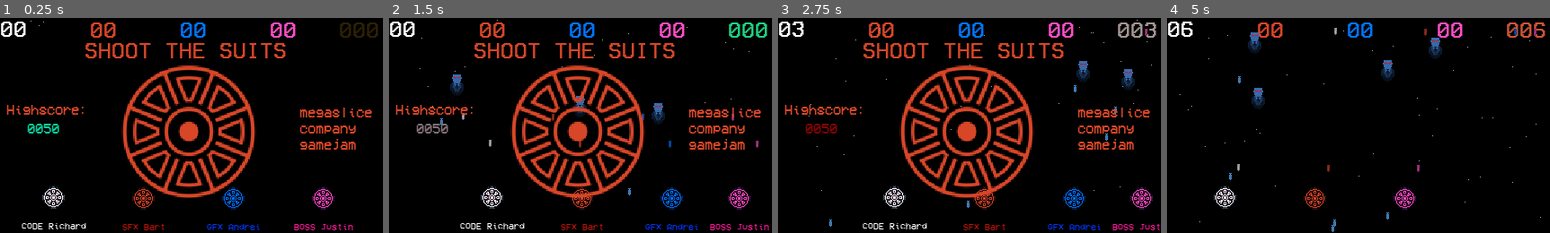
Above: before the commit, frames 1-4 (left to right).
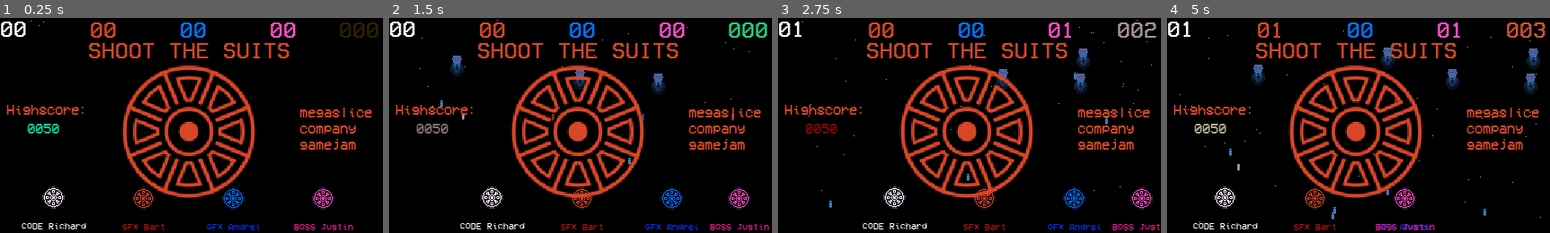
Above: after the commit, the same moments.

Repository: megaslice/ShootTheSuits
Game: Godot game, scene res://Main.tscn
The game is run twice, just before and just after one commit, with the same random seed, the same clock (stepped at 60 frames per second) and the same inputs.
Inputs:
- Up to frame 1 (0.25 s): no input
- Up to frame 2 (1.5 s): hold Right 0.53-1.28 s; tap 1 (p1, bound only after the commit) at 0.6 s; tap Space at 0.77, 1.07 s; tap 2 (p2, bound only after the commit) at 0.8, 1.35 s; hold Left from 1.28 s (still down)
- Up to frame 3 (2.75 s): tap Space at 1.52, 1.82 s; tap 3 (p3, bound only after the commit) at 1.55, 2.1 s; release Left at 2.03 s; hold Right from 2.03 s (still down); tap 4 (p4, bound only after the commit) at 2.3 s
- Up to frame 4 (5 s): tap 4 (p4, bound only after the commit) at 2.85 s; tap Space at 3.02, 3.05, 3.32, 4.52, 4.82 s; release Right at 3.53 s; hold Space 3.53-4.28 s; hold Left from 3.53 s (still down); tap 1 (p1, bound only after the commit) at 3.8, 4.35 s; tap 2 (p2, bound only after the commit) at 4.55 s

The runs differ from the first frame. In frame 1, 2.0% of the frame differs, in the area x 22-76%, y 11-19%; in frame 2, 3.3%; in frame 3, 3.5%; in frame 4, 15%, in the area x 1-99%, y 1-100%.

Commit message:
last minute fixes for show

Diff:
--- a/Alien.gd
+++ b/Alien.gd
@@ -15,11 +15,11 @@
 	if position.x > 410:
 		speed = -speed
 		position.x = 410
-		position.y += 5
+		position.y += 7
 	if position.x < 0:
 		speed = -speed
 		position.x = 0
-		position.y -= 5
+		position.y += 7
 	if shoot_timeout <= 0 and visible == true:
 		var bomb = Bomb.instance()
 		bomb.position = position
--- a/Bullet.gd
+++ b/Bullet.gd
@@ -6,3 +6,7 @@
 	position.y -= delta * (80 + Globals.get_level()*20)
 	if position.y < 0:
 		queue_free()
+
+
+func _on_Bullet_area_entered(area):
+	queue_free()
--- a/Bullet.tscn
+++ b/Bullet.tscn
@@ -11,3 +11,5 @@
 
 [node name="CollisionPolygon2D" type="CollisionPolygon2D" parent="."]
 polygon = PoolVector2Array( 1.5, 4, -1.5, 4, -1.5, -4, 1.5, -4 )
+
+[connection signal="area_entered" from="." to="." method="_on_Bullet_area_entered"]
--- a/Main.gd
+++ b/Main.gd
@@ -35,7 +35,13 @@
 
 	get_node("/root/Main/Title").visible = Globals.show_title
 
-
-func _input(event):
 	if Input.is_action_pressed("ui_cancel"):
 		get_tree().quit()
+	if Input.is_action_just_pressed("p1"):
+		$Player0.CONTROLLER = ($Player0.CONTROLLER + 1) % 4
+	if Input.is_action_just_pressed("p2"):
+		$Player1.CONTROLLER = ($Player1.CONTROLLER + 1) % 4
+	if Input.is_action_just_pressed("p3"):
+		$Player2.CONTROLLER = ($Player2.CONTROLLER + 1) % 4
+	if Input.is_action_just_pressed("p4"):
+		$Player3.CONTROLLER = ($Player3.CONTROLLER + 1) % 4
--- a/Main.tscn
+++ b/Main.tscn
@@ -103,9 +103,9 @@
 
 [node name="title" type="Label" parent="Title"]
 modulate = Color( 0.85098, 0.278431, 0.160784, 1 )
-margin_left = 94.0
+margin_left = 98.0
 margin_top = 24.0
-margin_right = 334.0
+margin_right = 338.0
 margin_bottom = 71.0
 theme = ExtResource( 5 )
 text = "SHOOT THE SUITS
--- a/Player.gd
+++ b/Player.gd
@@ -3,6 +3,7 @@
 var Bullet = preload("res://Bullet.tscn")
 
 export var PLAYER = 0
+var CONTROLLER = 0
 export (String, MULTILINE) var TEXT = ""
 export (Color) var COLOR
 
@@ -22,32 +23,33 @@
 	$score.modulate = COLOR
 
 func _process(delta):
-
-	shoot_timer += delta
+	if not (Input.is_joy_button_pressed(CONTROLLER, 0) or Input.is_key_pressed(KEY_SPACE)):
+		shoot_timer += delta
 	var s = "%02d" % score
 	$score.text = s
 	$sprite/title.visible = Globals.show_title
 	if alive:
 		visible = true
-		if Input.get_joy_axis(PLAYER,0) < -0.1:
-			$sprite.position.x += delta * 100 * Input.get_joy_axis(PLAYER,0)
-		if Input.get_joy_axis(PLAYER,0) > 0.1:
-			$sprite.position.x += delta * 100 * Input.get_joy_axis(PLAYER,0)
-		if (Input.is_joy_button_pressed(PLAYER, 0) or Input.is_key_pressed(KEY_SPACE)) and shoot_timer>0.1  and $bullets.get_child_count()< (Globals.get_level()/4 + 2):
+		if Input.get_joy_axis(CONTROLLER,0) < -0.1:
+			$sprite.position.x += delta * 100 * Input.get_joy_axis(CONTROLLER,0)
+		if Input.get_joy_axis(CONTROLLER,0) > 0.1:
+			$sprite.position.x += delta * 100 * Input.get_joy_axis(CONTROLLER,0)
+		if (Input.is_joy_button_pressed(CONTROLLER, 0) or Input.is_key_pressed(KEY_SPACE)) and shoot_timer>0.01  and $bullets.get_child_count()< min(4,(Globals.get_level()/4 + 1)):
 			$fire.play()
 			var bullet = Bullet.instance()
 			bullet.position = $sprite.position
 			bullet.position.y -= 20
 			bullet.modulate = COLOR
+			bullet.player = PLAYER
 			$bullets.add_child(bullet)
 			shoot_timer=0
-		if Input.is_key_pressed(KEY_LEFT) or Input.is_joy_button_pressed(PLAYER, JOY_DPAD_LEFT):
+		if Input.is_key_pressed(KEY_LEFT) or Input.is_joy_button_pressed(CONTROLLER, JOY_DPAD_LEFT):
 			$sprite.position.x -= delta * 100
-		elif Input.is_key_pressed(KEY_RIGHT) or Input.is_joy_button_pressed(PLAYER, JOY_DPAD_RIGHT):
+		elif Input.is_key_pressed(KEY_RIGHT) or Input.is_joy_button_pressed(CONTROLLER, JOY_DPAD_RIGHT):
 			$sprite.position.x += delta * 100
 	else:
 		visible = false
-		if (Input.is_joy_button_pressed(PLAYER, 0) or Input.is_key_pressed(KEY_SPACE)): # and shoot_timer>1 and $bullets.get_child_count()<3:
+		if (Input.is_joy_button_pressed(CONTROLLER, 0) or Input.is_key_pressed(KEY_SPACE)): # and shoot_timer>1 and $bullets.get_child_count()<3:
 			$spawn.play()
 			alive = true
 			score = 0
--- a/Timer.gd
+++ b/Timer.gd
@@ -6,5 +6,5 @@
 	if get_node("/root/Main/aliens").get_child_count()<(5 + 1 * Globals.get_level()):
 		var alien = Alien.instance()
 		alien.position.x = rand_range(0, 410)
-		alien.position.y = rand_range(20, 120)
+		alien.position.y = rand_range(20, 80)
 		get_node("/root/Main/aliens").add_child(alien)
--- a/project.godot
+++ b/project.godot
@@ -26,6 +26,29 @@
 window/stretch/mode="2d"
 window/stretch/aspect="keep"
 
+[input]
+
+p1={
+"deadzone": 0.5,
+"events": [ Object(InputEventKey,"resource_local_to_scene":false,"resource_name":"","device":0,"alt":false,"shift":false,"control":false,"meta":false,"command":false,"pressed":false,"scancode":49,"physical_scancode":0,"unicode":0,"echo":false,"script":null)
+ ]
+}
+p2={
+"deadzone": 0.5,
+"events": [ Object(InputEventKey,"resource_local_to_scene":false,"resource_name":"","device":0,"alt":false,"shift":false,"control":false,"meta":false,"command":false,"pressed":false,"scancode":50,"physical_scancode":0,"unicode":0,"echo":false,"script":null)
+ ]
+}
+p3={
+"deadzone": 0.5,
+"events": [ Object(InputEventKey,"resource_local_to_scene":false,"resource_name":"","device":0,"alt":false,"shift":false,"control":false,"meta":false,"command":false,"pressed":false,"scancode":51,"physical_scancode":0,"unicode":0,"echo":false,"script":null)
+ ]
+}
+p4={
+"deadzone": 0.5,
+"events": [ Object(InputEventKey,"resource_local_to_scene":false,"resource_name":"","device":0,"alt":false,"shift":false,"control":false,"meta":false,"command":false,"pressed":false,"scancode":52,"physical_scancode":0,"unicode":0,"echo":false,"script":null)
+ ]
+}
+
 [physics]
 
 common/enable_pause_aware_picking=true
Not shown, added: README.md
